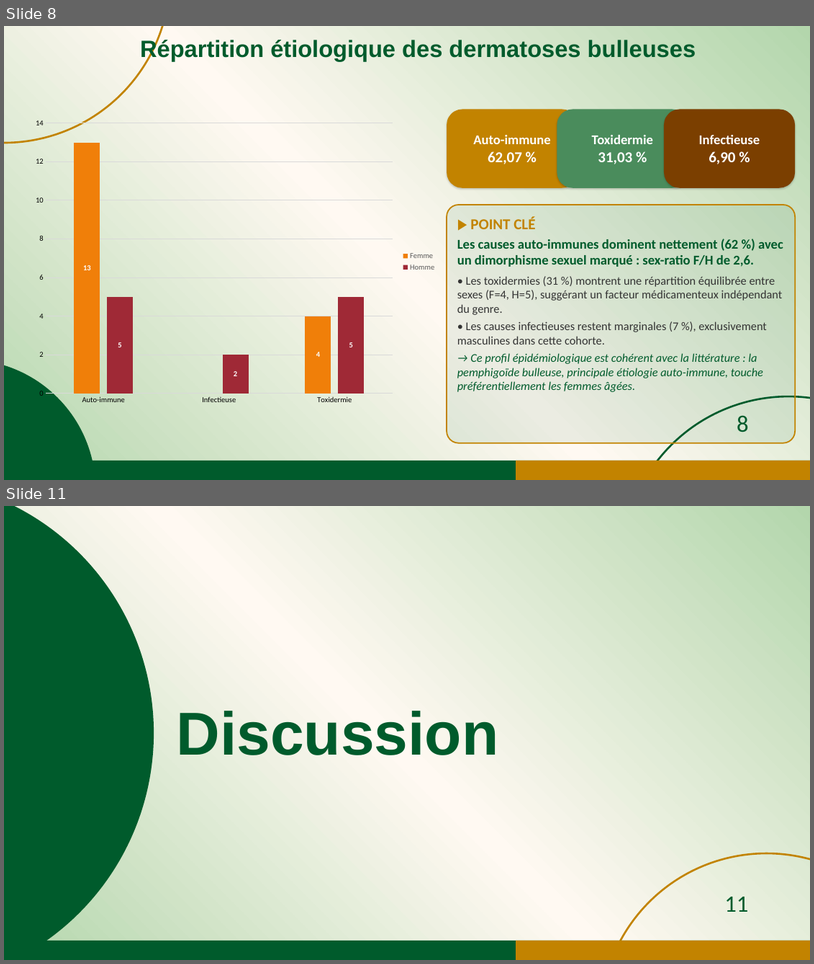
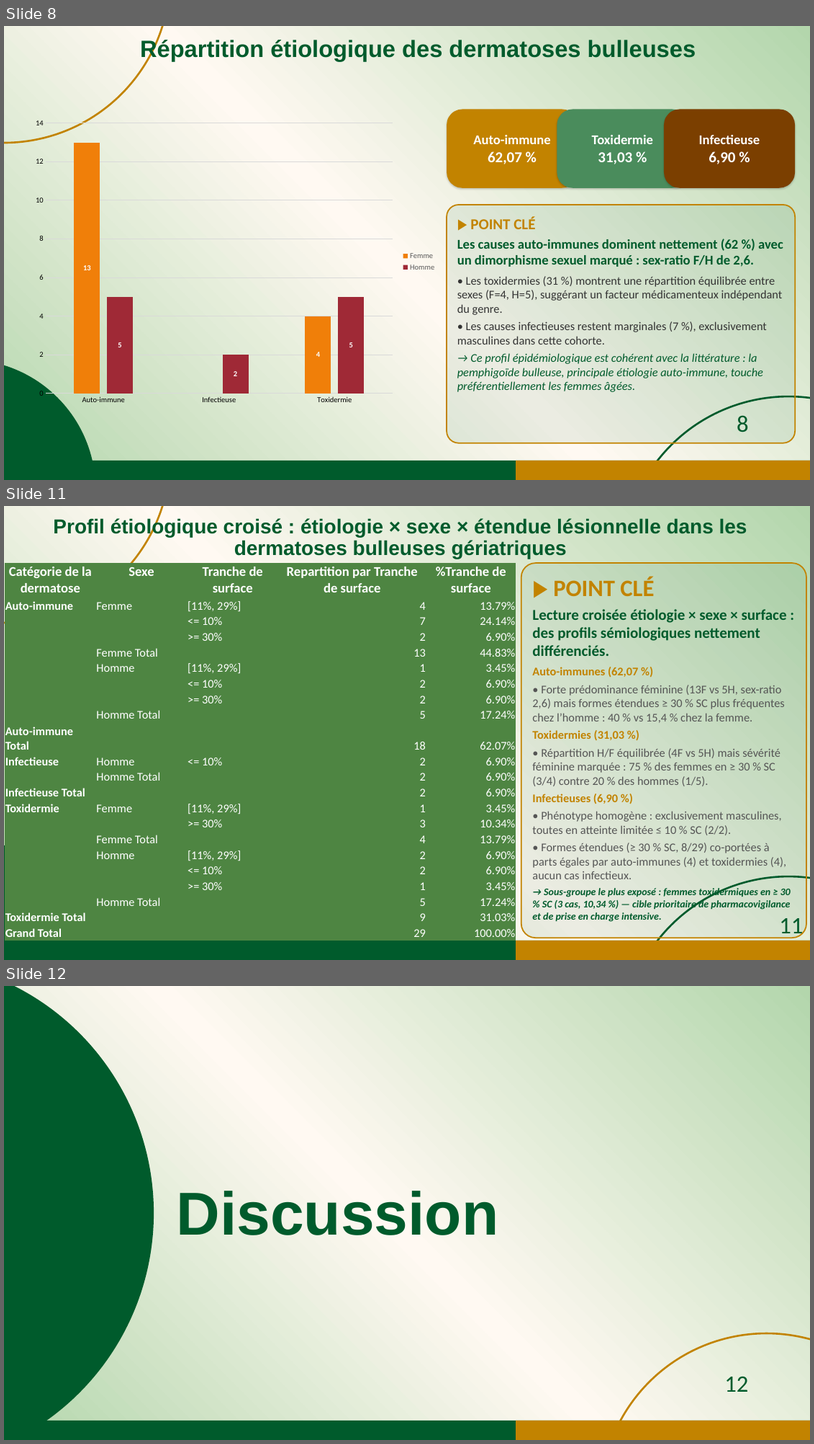
Before and after one commit to jicorporate/GFMP, a slide deck: Communication Orale_JDA1_sujets agés_30mai.pptx. Shown one above the other, each under a label of ours: slides 8 and 11 before the commit, slides 8, 11 and 12 after it; the slides between them are not shown. The pictures are 814x964 and 814x1444 pixels, drawn with LibreOffice and Linux fonts; fonts in the diff are those of the drawing. Boxes give left, top, right and bottom in pixels: in the first picture for what was removed or moved away, otherwise in the second. Text is boxed around its words. In the diff, an @@ line names an element or a change of style, - is before the commit and + after.

```diff
--- a/Communication Orale_JDA1_sujets agés_30mai.pptx
+++ b/Communication Orale_JDA1_sujets agés_30mai.pptx
@@ slide 11 added at bbox=[4, 506, 810, 960], background gradient #B3D6AC to #FFF9F2 @@
@@ ellipse added at bbox=[4, 506, 170, 623], outline #C28300 2.25 pt @@
@@ text added at bbox=[53, 518, 748, 559], 24 pt, text #005B2C, bold @@
+Profil étiologique croisé : étiologie × sexe × étendue lésionnelle dans les dermatoses bulleuses gériatriques
@@ table added at bbox=[5, 563, 517, 939], 22 rows, 5 columns @@
+Catégorie de la dermatose | Sexe | Tranche de surface | Repartition par Tranche de surface | %Tranche de surface
+Auto-immune | Femme | [11%, 29%] | 4 | 13.79%
+ |  | <= 10% | 7 | 24.14%
+ |  | >= 30% | 2 | 6.90%
+ | Femme Total |  | 13 | 44.83%
+ | Homme | [11%, 29%] | 1 | 3.45%
+ |  | <= 10% | 2 | 6.90%
+ |  | >= 30% | 2 | 6.90%
+ | Homme Total |  | 5 | 17.24%
+Auto-immune Total |  |  | 18 | 62.07%
+Infectieuse | Homme | <= 10% | 2 | 6.90%
+ | Homme Total |  | 2 | 6.90%
+Infectieuse Total |  |  | 2 | 6.90%
+Toxidermie | Femme | [11%, 29%] | 1 | 3.45%
+ |  | >= 30% | 3 | 10.34%
+ | Femme Total |  | 4 | 13.79%
+ | Homme | [11%, 29%] | 2 | 6.90%
+ |  | <= 10% | 2 | 6.90%
+ |  | >= 30% | 1 | 3.45%
+ | Homme Total |  | 5 | 17.24%
+Toxidermie Total |  |  | 9 | 31.03%
+Grand Total |  |  | 29 | 100.00%
@@ rounded rectangle added at bbox=[522, 563, 808, 937], fill #005B2C at 8% opacity, outline #C28300 1.5 pt, 14 pt, text #555555 @@
+▶ POINT CLÉ
+Lecture croisée étiologie × sexe × surface : des profils sémiologiques nettement différenciés.
+Auto-immunes (62,07 %)
+• Forte prédominance féminine (13F vs 5H, sex-ratio 2,6) mais formes étendues ≥ 30 % SC plus fréquentes chez l’homme : 40 % vs 15,4 % chez la femme.
+Toxidermies (31,03 %)
+• Répartition H/F équilibrée (4F vs 5H) mais sévérité féminine marquée : 75 % des femmes en ≥ 30 % SC (3/4) contre 20 % des hommes (1/5).
+Infectieuses (6,90 %)
+• Phénotype homogène : exclusivement masculines, toutes en atteinte limitée ≤ 10 % SC (2/2).
+• Formes étendues (≥ 30 % SC, 8/29) co-portées à parts égales par auto-immunes (4) et toxidermies (4), aucun cas infectieux.
+→ Sous-groupe le plus exposé : femmes toxidermiques en ≥ 30 % SC (3 cas, 10,34 %) — cible prioritaire de pharmacovigilance et de prise en charge intensive.
@@ ellipse added at bbox=[4, 839, 95, 960], fill #005B2C @@
@@ ellipse added at bbox=[623, 876, 810, 960], outline #005B2C 2.25 pt @@
@@ page number added at bbox=[779, 918, 803, 938], 28 pt, text #005B2C @@
+11
@@ rectangle added at bbox=[4, 940, 810, 960], fill #005B2C @@
@@ rectangle added at bbox=[517, 940, 810, 960], fill #C28300 @@
@@ what was slide 11 is now slide 12 @@
@@ page number at bbox=[725, 1376, 748, 1391]: text changed @@
-11
+12
```
Also in this commit, not shown: 3 slides changed, 4 other slides added, 5 slides removed.
